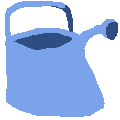
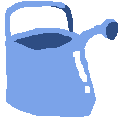
The second (120, 120) image is a revision of the first. Changes to its layers:
added layer "Layer 2" above "Layer 1" over [73, 51, 90, 93]
painted on "Layer 1" over [88, 64, 105, 116]
painted on "Background" over [87, 65, 102, 115]
